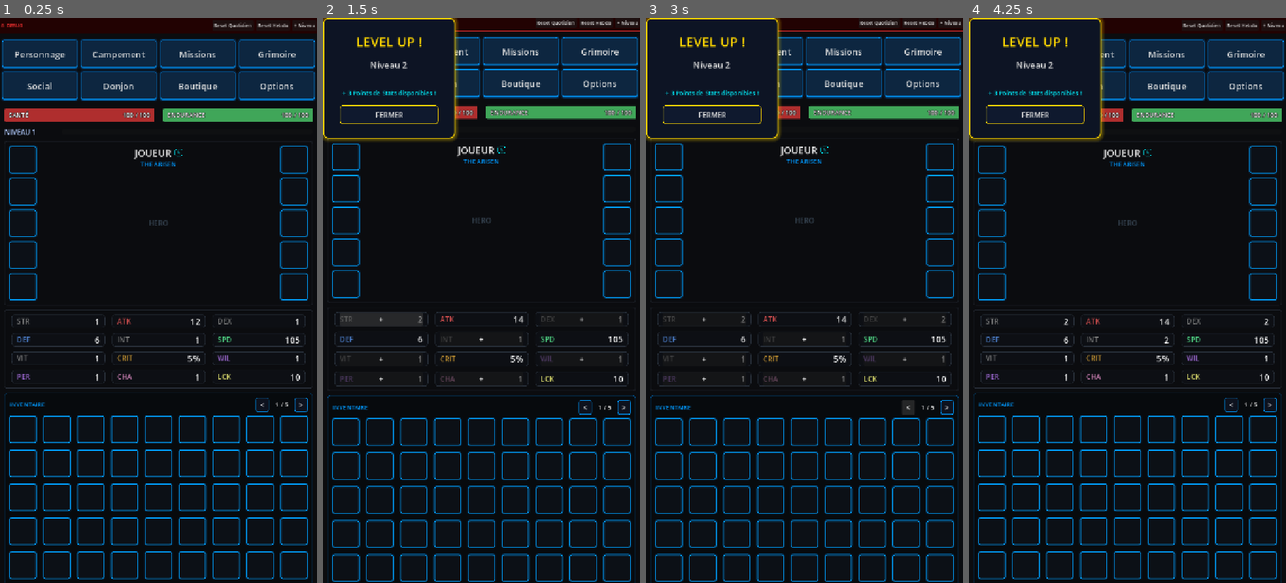
Above: before the commit, frames 1-4 (left to right).
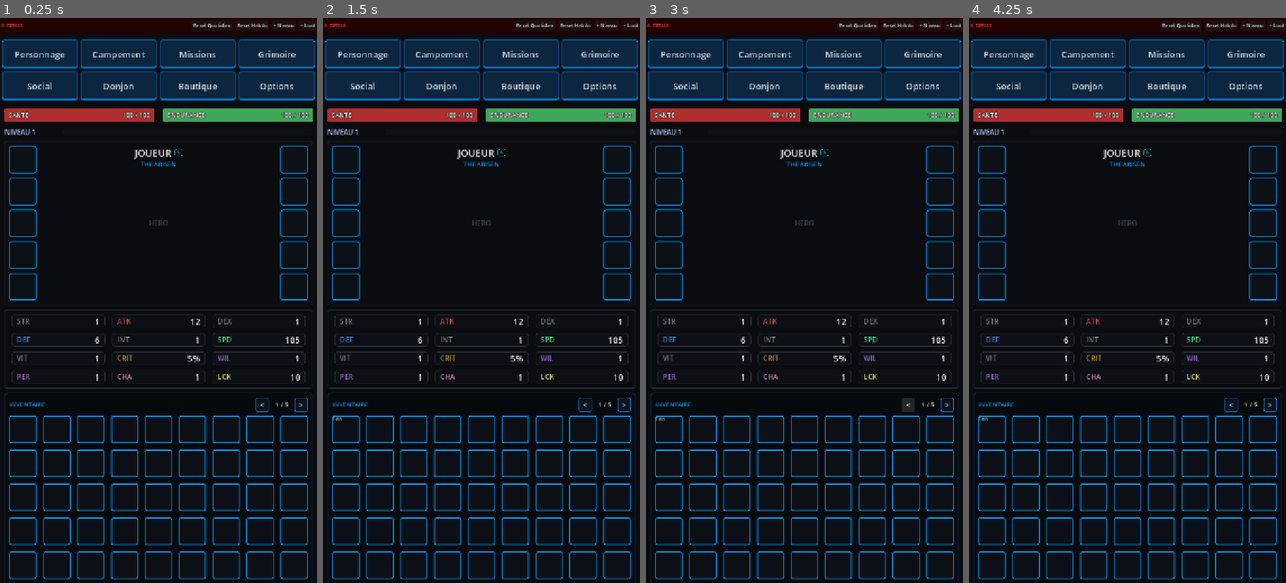
Above: after the commit, the same moments.

Repository: Argoht/Jeu
Game: Godot game, scene res://Scenes/main_scene.tscn
Two runs of this game, one before a commit and one after it. Both use one fixed random seed, a clock stepped at 60 frames per second and the inputs below. This scene is started directly instead of the project's main scene.
Inputs (mouse positions are in pixels of both pictures, inside the frame that each line leads up to):
- Up to frame 1 (0.25 s): no input
- Up to frame 2 (1.5 s): click (630, 23) at 0.5 s, where only the run after the commit has a clickable "+ Loot"; click (380, 317) at 1.25 s, where only the run before the commit has a clickable "+"
- Up to frame 3 (3 s): click (905, 317) at 2 s, where only the run before the commit has a clickable "+"; click "<" at 2.75 s
- Up to frame 4 (4.25 s): click (1127, 340) at 3.5 s, where only the run before the commit has a clickable "+"

The runs differ from the first frame. In frame 1, 0.1% of the frame differs, in the area x 60-100%, y 0-2%; in frame 2, 19%, in the area x 0-100%, y 0-100%; in frame 3, 18%; in frame 4, 7.3%.

Commit message:
feat(inventory): InventorySystem + LootGenerator + équipement
Étape 3 : système d'inventaire complet avec équipement, bonus de stats
et persistance JSON. Corrige aussi la régression de l'Étape 1 (inventaire
n'était plus sauvegardé).

Nouveau Scripts/Core/LootGenerator.gd (RefCounted, stateless) :
- Roll de rareté pondéré : common 60%, rare 25%, epic 10%, legendary 4%,
  mythic 1%
- Multiplicateur de puissance par rareté (×1 → ×8)
- 3 types d'objets : weapon (str/dex), armor (vit/wil),
  accessory (int/wis/per/cha/lck)
- Nombre de stat bonuses scalé sur la rareté (common=1, mythic=5)
- API: static generate(player_level: int) -> Dictionary

Nouveau Scripts/Core/InventorySystem.gd :
- items: Array (max 225 slots = 5 pages × 45)
- equipment: { weapon, armor, accessory }
- add_item, remove_item_at, equip_at, unequip
- get_equipment_bonuses() : agrège tous les bonus des items équipés
- to_dict() / from_dict() pour SaveSystem
- Signaux : inventory_changed, item_added, item_equipped

PlayerData.gd :
- Nouvelle méthode set_equipment_bonuses(bonuses: Dictionary)
- Met à jour _equipment_bonuses → recompute derived stats → stats_updated

SaveSystem.gd (v3) :
- save_game/load_game prennent maintenant inventory_system en 3e arg
- "inventory" sérialisé comme { items, equipment }
- _load_inventory gère compat saves v1/v2 (inventory plat → wrap dans items)

GlobalEngine.gd :
- 4e subsystem : inventory_system (preload + add_child)
- Computed property "inventory" (Array) → inventory_system.items (compat UI)
- Signal inventory_changed re-émis
- _on_inventory_changed() : sync équipement → PlayerData
- debug_add_loot() : génère un item au niveau actuel et sauvegarde

MainScene.gd :
- Connecte GlobalEngine.inventory_changed → update_inventory_display
- _rarity_color() : palette 5 raretés (alignée sur ItemData.get_rarity_color)
- Bouton debug "+ Loot" dans la barre du haut

https://claude.ai/code/session_01CuJaL9TVQ1fesnvw1isV6T

Diff:
--- /dev/null
+++ b/jeu/Scripts/Core/InventorySystem.gd
@@ -0,0 +1,106 @@
+extends Node
+
+## Manages the player's items, equipment slots and computed equipment bonuses.
+## Items are stored as JSON-friendly Dictionaries — see LootGenerator.gd.
+## Emits inventory_changed whenever the items list or equipment is mutated.
+
+const LootGen = preload("res://Scripts/Core/LootGenerator.gd")
+
+# ── Signals ───────────────────────────────────────────────────────────────────
+
+signal inventory_changed
+signal item_added(item: Dictionary)
+signal item_equipped(slot: String, item: Dictionary)
+
+# ── Constants ─────────────────────────────────────────────────────────────────
+
+## 5 pages × 45 slots in the current UI grid.
+const MAX_SLOTS: int = 225
+
+const EQUIP_SLOTS: Array[String] = ["weapon", "armor", "accessory"]
+
+# ── State ─────────────────────────────────────────────────────────────────────
+
+var items: Array = []
+var equipment: Dictionary = {
+	"weapon": null, "armor": null, "accessory": null
+}
+
+# ── Public API: items ─────────────────────────────────────────────────────────
+
+func add_item(item: Dictionary) -> bool:
+	if items.size() >= MAX_SLOTS:
+		return false
+	items.append(item)
+	item_added.emit(item)
+	inventory_changed.emit()
+	return true
+
+func remove_item_at(index: int) -> Dictionary:
+	if index < 0 or index >= items.size():
+		return {}
+	var removed: Dictionary = items[index]
+	items.remove_at(index)
+	inventory_changed.emit()
+	return removed
+
+func generate_loot(player_level: int) -> Dictionary:
+	var item: Dictionary = LootGen.generate(player_level)
+	add_item(item)
+	return item
+
+# ── Public API: equipment ─────────────────────────────────────────────────────
+
+## Equip the item at `index` to its matching slot, swapping any current piece
+## back into the inventory. Returns true on success.
+func equip_at(index: int) -> bool:
+	if index < 0 or index >= items.size(): return false
+	var item: Dictionary = items[index]
+	var slot: String = item.get("type", "")
+	if not equipment.has(slot): return false
+
+	if equipment[slot] != null:
+		items.append(equipment[slot])
+	items.remove_at(index)
+	equipment[slot] = item
+
+	item_equipped.emit(slot, item)
+	inventory_changed.emit()
+	return true
+
+## Unequip the item in `slot` and move it back to inventory.
+func unequip(slot: String) -> bool:
+	if not equipment.has(slot) or equipment[slot] == null: return false
+	if items.size() >= MAX_SLOTS: return false
+	items.append(equipment[slot])
+	equipment[slot] = null
+	inventory_changed.emit()
+	return true
+
+## Sum stat bonuses from all equipped items — used by PlayerData.get_final_stat().
+func get_equipment_bonuses() -> Dictionary:
+	var total: Dictionary = {}
+	for slot in EQUIP_SLOTS:
+		var piece = equipment.get(slot)
+		if piece == null: continue
+		var bonuses: Dictionary = piece.get("stat_bonuses", {})
+		for stat_key in bonuses:
+			total[stat_key] = total.get(stat_key, 0) + int(bonuses[stat_key])
+	return total
+
+# ── Serialization ─────────────────────────────────────────────────────────────
+
+func to_dict() -> Dictionary:
+	return {
+		"items": items,
+		"equipment": equipment
+	}
+
+func from_dict(data: Dictionary) -> void:
+	items = data.get("items", [])
+	equipment = data.get("equipment", {})
+	# Forward-compat: garantit que tous les slots existent
+	for slot in EQUIP_SLOTS:
+		if not equipment.has(slot):
+			equipment[slot] = null
+	inventory_changed.emit()
--- /dev/null
+++ b/jeu/Scripts/Core/LootGenerator.gd
@@ -0,0 +1,85 @@
+extends RefCounted
+
+## Stateless loot factory. Rolls rarity by weighted draw, then scales base power
+## and stat bonuses according to rarity and player level.
+##
+## Output format is a plain Dictionary (JSON-friendly for SaveSystem) :
+##   { id, name, rarity, type, base_power, stat_bonuses: { stat_key: amount } }
+
+# ── Rarity tables ─────────────────────────────────────────────────────────────
+
+const RARITY_NAMES: Array[String] = ["common", "rare", "epic", "legendary", "mythic"]
+const RARITY_WEIGHTS: Array[int]  = [60, 25, 10, 4, 1]    # sum = 100
+const RARITY_MULTS: Array[float]  = [1.0, 1.8, 3.0, 5.0, 8.0]
+
+# ── Naming ────────────────────────────────────────────────────────────────────
+
+const TYPES: Array[String] = ["weapon", "armor", "accessory"]
+
+const NAMES_BY_TYPE: Dictionary = {
+	"weapon":    ["Lame", "Épée", "Dague", "Hache", "Lance", "Marteau"],
+	"armor":     ["Tunique", "Armure", "Cuirasse", "Robe", "Cotte"],
+	"accessory": ["Anneau", "Amulette", "Bracelet", "Talisman"]
+}
+
+const RARITY_SUFFIX: Dictionary = {
+	"common":    "",
+	"rare":      "fin",
+	"epic":      "magique",
+	"legendary": "légendaire",
+	"mythic":    "mythique"
+}
+
+# Stats éligibles selon le type d'objet
+const STATS_BY_TYPE: Dictionary = {
+	"weapon":    ["str", "dex"],
+	"armor":     ["vit", "wil"],
+	"accessory": ["int", "wis", "per", "cha", "lck"]
+}
+
+# ── Public API ────────────────────────────────────────────────────────────────
+
+## Generates a random item Dictionary scaled to the player's level.
+static func generate(player_level: int) -> Dictionary:
+	var rarity: String   = _roll_rarity()
+	var item_type: String = TYPES.pick_random()
+	var rarity_idx: int  = RARITY_NAMES.find(rarity)
+	var mult: float      = RARITY_MULTS[rarity_idx]
+
+	return {
+		"id": "loot_%d" % randi(),
+		"name": _make_name(item_type, rarity),
+		"rarity": rarity,
+		"type": item_type,
+		"base_power": int(float(player_level) * 2.0 * mult) + 1,
+		"stat_bonuses": _roll_bonuses(item_type, rarity_idx, player_level, mult)
+	}
+
+# ── Private ───────────────────────────────────────────────────────────────────
+
+static func _roll_rarity() -> String:
+	var total: int = 0
+	for w in RARITY_WEIGHTS: total += w
+	var roll: int = randi() % total
+	var cumul: int = 0
+	for i in range(RARITY_WEIGHTS.size()):
+		cumul += RARITY_WEIGHTS[i]
+		if roll < cumul: return RARITY_NAMES[i]
+	return "common"
+
+static func _make_name(item_type: String, rarity: String) -> String:
+	var base: String = (NAMES_BY_TYPE[item_type] as Array).pick_random()
+	var suffix: String = RARITY_SUFFIX[rarity]
+	return base if suffix == "" else "%s %s" % [base, suffix]
+
+static func _roll_bonuses(item_type: String, rarity_idx: int, player_level: int, mult: float) -> Dictionary:
+	# common = 1 stat, mythic = up to 5
+	var num_stats: int = 1 + rarity_idx
+	var pool: Array = (STATS_BY_TYPE[item_type] as Array).duplicate()
+	pool.shuffle()
+
+	var bonuses: Dictionary = {}
+	for i in range(mini(num_stats, pool.size())):
+		var amount: int = int(float(player_level) * 0.3 * mult) + randi_range(1, 3)
+		bonuses[pool[i]] = amount
+	return bonuses
--- a/jeu/Scripts/Core/PlayerData.gd
+++ b/jeu/Scripts/Core/PlayerData.gd
@@ -107,6 +107,13 @@
 		update_derived_stats()
 		stats_updated.emit()
 
+## Replace the equipment bonus layer (called by GlobalEngine when inventory changes).
+## Triggers a recompute of derived combat stats and notifies the UI.
+func set_equipment_bonuses(bonuses: Dictionary) -> void:
+	_equipment_bonuses = bonuses
+	update_derived_stats()
+	stats_updated.emit()
+
 # ── Progression ───────────────────────────────────────────────────────────────
 
 func add_xp(amount: int) -> void:
--- a/jeu/Scripts/Core/SaveSystem.gd
+++ b/jeu/Scripts/Core/SaveSystem.gd
@@ -2,14 +2,15 @@
 extends Node
 
 ## Handles serialization, deserialization, and corruption protection.
-## Uses duck typing for PlayerData/MissionManager to avoid class_name circular deps.
+## Uses duck typing for PlayerData/MissionManager/InventorySystem to avoid
+## class_name circular deps at autoload compile time.
 
 const SAVE_PATH = "user://save_game.dat"
-const SAVE_VERSION = 2
+const SAVE_VERSION = 3
 
 # ── Public API ────────────────────────────────────────────────────────────────
 
-func save_game(player_data, mission_manager) -> void:
+func save_game(player_data, mission_manager, inventory_system) -> void:
 	var save_data := {
 		"version": SAVE_VERSION,
 		"player_name": player_data.player_name,
@@ -21,6 +22,7 @@
 		"xp": player_data.xp,
 		"stat_points": player_data.stat_points,
 		"base_stats": player_data.base_stats,
+		"inventory": inventory_system.to_dict(),
 		"available_missions": mission_manager.available_missions,
 		"available_weekly_missions": mission_manager.available_weekly_missions,
 		"time_until_reset": mission_manager.time_until_reset,
@@ -31,7 +33,7 @@
 	if file:
 		file.store_string(JSON.stringify(save_data))
 
-func load_game(player_data, mission_manager) -> bool:
+func load_game(player_data, mission_manager, inventory_system) -> bool:
 	if not FileAccess.file_exists(SAVE_PATH):
 		return false
 
@@ -46,6 +48,7 @@
 
 	_load_player(player_data, save_data)
 	_load_missions(mission_manager, save_data)
+	_load_inventory(inventory_system, save_data)
 	_apply_offline_time(player_data, mission_manager, save_data)
 	return true
 
@@ -72,6 +75,16 @@
 	mm.time_until_reset          = maxf(0.0, float(data.get("time_until_reset", mm.reset_duration)))
 	mm.time_until_weekly_reset   = maxf(0.0, float(data.get("time_until_weekly_reset", mm.weekly_reset_duration)))
 
+func _load_inventory(inv, data: Dictionary) -> void:
+	# Compat: saves v1/v2 avaient "inventory" comme Array plat (pas de Dictionary {items, equipment})
+	var raw = data.get("inventory", null)
+	if raw == null:
+		return
+	if raw is Array:
+		inv.from_dict({"items": raw, "equipment": {}})
+	elif raw is Dictionary:
+		inv.from_dict(raw)
+
 func _apply_offline_time(pd, mm, data: Dictionary) -> void:
 	var now     := Time.get_unix_time_from_system()
 	var elapsed := now - float(data.get("last_save_time", now))
--- a/jeu/Scripts/GlobalEngine.gd
+++ b/jeu/Scripts/GlobalEngine.gd
@@ -14,19 +14,20 @@
 signal mission_completed(xp_amount: int, stat_name: String, stat_amount: int)
 signal mission_failed(hp_lost: int)
 signal missions_changed
+signal inventory_changed
 
 # ── Subsystems ────────────────────────────────────────────────────────────────
 # Untyped: autoloads are parsed before the global class_name registry is built,
-# so PlayerData / MissionManager / SaveSystem aren't resolvable as types here.
-# Runtime types are PlayerData, MissionManager, SaveSystem respectively.
-
-var player_data     = null
-var mission_manager = null
-var save_system     = null
-
-# ── Inventory (will move to InventorySystem in a later step) ──────────────────
-
-var inventory: Array = []
+# so the Core class_names aren't resolvable as types here.
+# Runtime types: PlayerData, MissionManager, SaveSystem, InventorySystem.
+
+var player_data      = null
+var mission_manager  = null
+var save_system      = null
+var inventory_system = null
+
+# ── Inventory display constant ────────────────────────────────────────────────
+
 var items_per_page: int = 45
 
 # ── Auto-save ─────────────────────────────────────────────────────────────────
@@ -86,22 +87,31 @@
 var available_weekly_missions: Array:
 	get: return mission_manager.available_weekly_missions
 
+## Backward compat: MainScene reads GlobalEngine.inventory as an Array.
+var inventory: Array:
+	get: return inventory_system.items
+	set(v): inventory_system.items = v
+
 # ── Lifecycle ─────────────────────────────────────────────────────────────────
 
 func _ready() -> void:
-	player_data     = preload("res://Scripts/Core/PlayerData.gd").new()
-	mission_manager = preload("res://Scripts/Core/MissionManager.gd").new()
-	save_system     = preload("res://Scripts/Core/SaveSystem.gd").new()
+	player_data      = preload("res://Scripts/Core/PlayerData.gd").new()
+	mission_manager  = preload("res://Scripts/Core/MissionManager.gd").new()
+	save_system      = preload("res://Scripts/Core/SaveSystem.gd").new()
+	inventory_system = preload("res://Scripts/Core/InventorySystem.gd").new()
 
 	add_child(player_data)
 	add_child(mission_manager)
 	add_child(save_system)
+	add_child(inventory_system)
 
 	mission_manager.initialize(player_data)
 
 	randomize()
 	mission_manager.load_all_missions()
-	save_system.load_game(player_data, mission_manager)
+	save_system.load_game(player_data, mission_manager, inventory_system)
+	# Applique les bonus d'équipement chargés depuis la save
+	player_data.set_equipment_bonuses(inventory_system.get_equipment_bonuses())
 	player_data.update_derived_stats()
 
 	if mission_manager.available_missions.is_empty():
@@ -128,10 +138,17 @@
 	mission_manager.mission_failed.connect(func(h: int): mission_failed.emit(h))
 	mission_manager.missions_changed.connect(func(): missions_changed.emit())
 
+	inventory_system.inventory_changed.connect(_on_inventory_changed)
+
+func _on_inventory_changed() -> void:
+	# Recalcule les bonus d'équipement → PlayerData.stats_updated → UI refresh
+	player_data.set_equipment_bonuses(inventory_system.get_equipment_bonuses())
+	inventory_changed.emit()
+
 # ── Delegated public API (backward compat) ────────────────────────────────────
 
 func save_game() -> void:
-	save_system.save_game(player_data, mission_manager)
+	save_system.save_game(player_data, mission_manager, inventory_system)
 
 func add_stat(stat_name: String) -> void:
 	player_data.add_stat(stat_name)
@@ -179,3 +196,8 @@
 	player_data.leveled_up.emit(player_data.lvl)
 	player_data.stats_updated.emit()
 	save_game()
+
+func debug_add_loot() -> Dictionary:
+	var item: Dictionary = inventory_system.generate_loot(player_data.lvl)
+	save_game()
+	return item
--- a/jeu/Scripts/MainScene.gd
+++ b/jeu/Scripts/MainScene.gd
@@ -67,6 +67,7 @@
 
 	# Signaux GlobalEngine
 	GlobalEngine.stats_updated.connect(update_ui)
+	GlobalEngine.inventory_changed.connect(update_inventory_display)
 	update_ui()
 
 	_build_debug_bar()
@@ -147,11 +148,18 @@
 			lbl.horizontal_alignment = HORIZONTAL_ALIGNMENT_CENTER
 			lbl.vertical_alignment   = VERTICAL_ALIGNMENT_CENTER
 			lbl.add_theme_font_size_override("font_size", 10)
-			var color := Color("#00f2ff")
-			if item["rarity"] == "rare":      color = Color("#ffff00")
-			elif item["rarity"] == "epic":    color = Color("#ff00ff")
-			lbl.add_theme_color_override("font_color", color)
+			lbl.add_theme_color_override("font_color", _rarity_color(item.get("rarity", "common")))
 			slot.add_child(lbl)
+
+## Couleur d'affichage par rareté (aligné sur ItemData.get_rarity_color).
+func _rarity_color(rarity: String) -> Color:
+	match rarity:
+		"common":    return Color("#aaaaaa")
+		"rare":      return Color("#00f2ff")
+		"epic":      return Color("#cc44ff")
+		"legendary": return Color("#ffd700")
+		"mythic":    return Color("#ff4444")
+	return Color("#aaaaaa")
 
 # ── Rename button ─────────────────────────────────────────────────────────────
 
@@ -219,6 +227,7 @@
 		["Reset Quotidien", func(): GlobalEngine.debug_reset_daily()],
 		["Reset Hebdo",     func(): GlobalEngine.debug_reset_weekly()],
 		["+ Niveau",        func(): GlobalEngine.debug_add_level()],
+		["+ Loot",          func(): GlobalEngine.debug_add_loot()],
 	]:
 		var b := Button.new()
 		b.text = btn_data[0]
